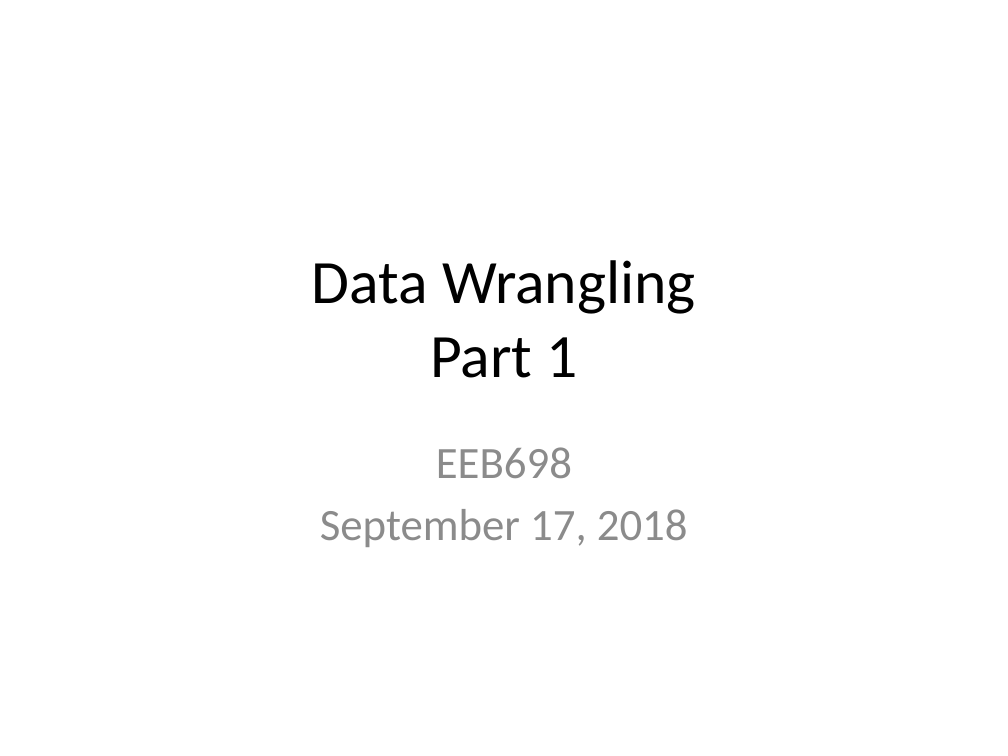
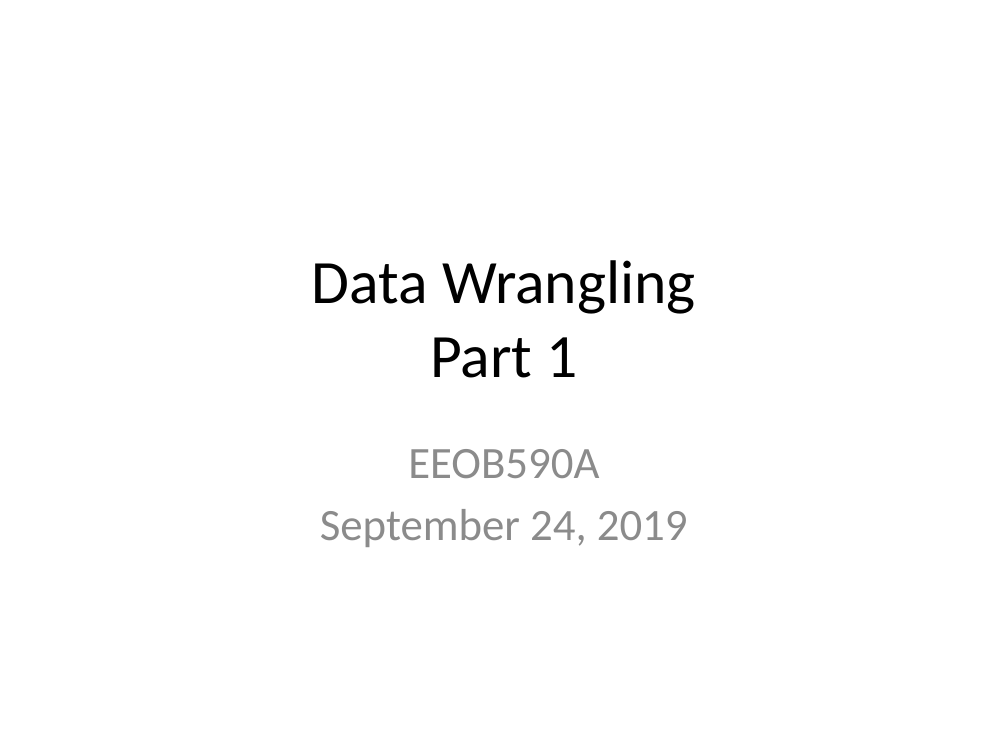
Before and after one commit to EEOB590A-Fall-2019/Course-Materials, a slide deck: slide 1 of 3. Data wrangling/Data_wrangling.pptx. Drawn at 1008x756 pixels with LibreOffice and Linux fonts; fonts in the diff are those of the drawing. Boxes give left, top, right and bottom in pixels: in the first picture for what was removed or moved away, otherwise in the second. Text is boxed around its words. In the diff, an @@ line names an element or a change of style, - is before the commit and + after.

```diff
--- a/3. Data wrangling/Data_wrangling.pptx
+++ b/3. Data wrangling/Data_wrangling.pptx
@@ subtitle at <box>320,449,688,547</box>: text changed @@
-EEB698
-September 17, 2018
+EEOB590A
+September 24, 2019
```
Also in this commit, not shown: 4 other slides changed, 4 slides added, 2 slides removed, 1 other file.
